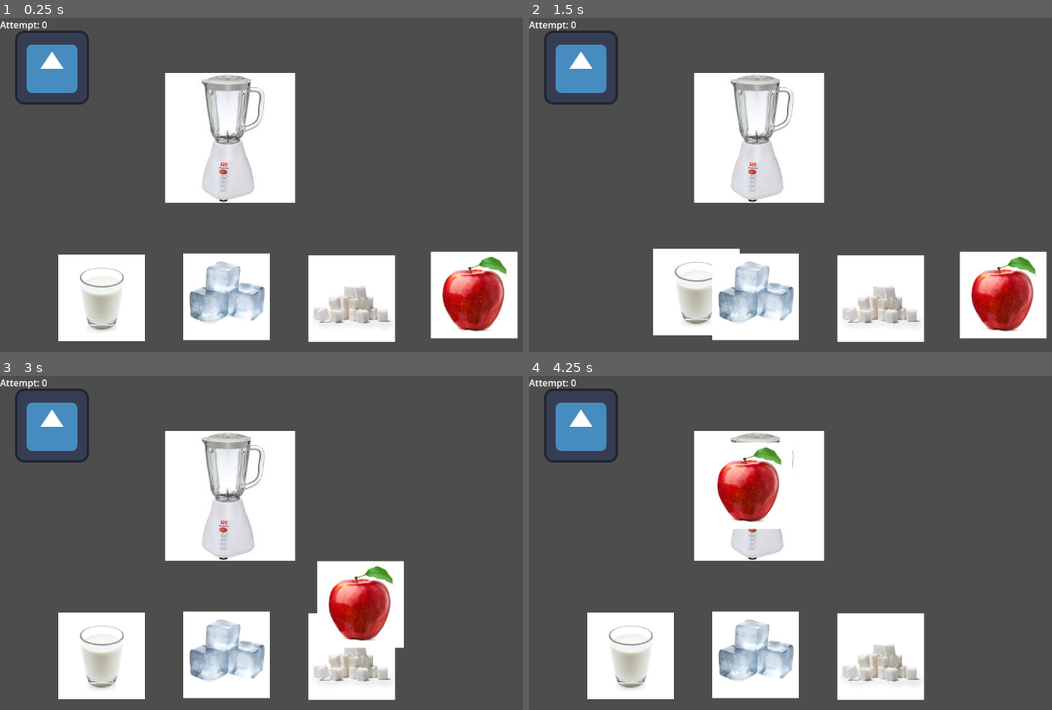
Above: before the commit, frames 1-4 (two rows, left to right).
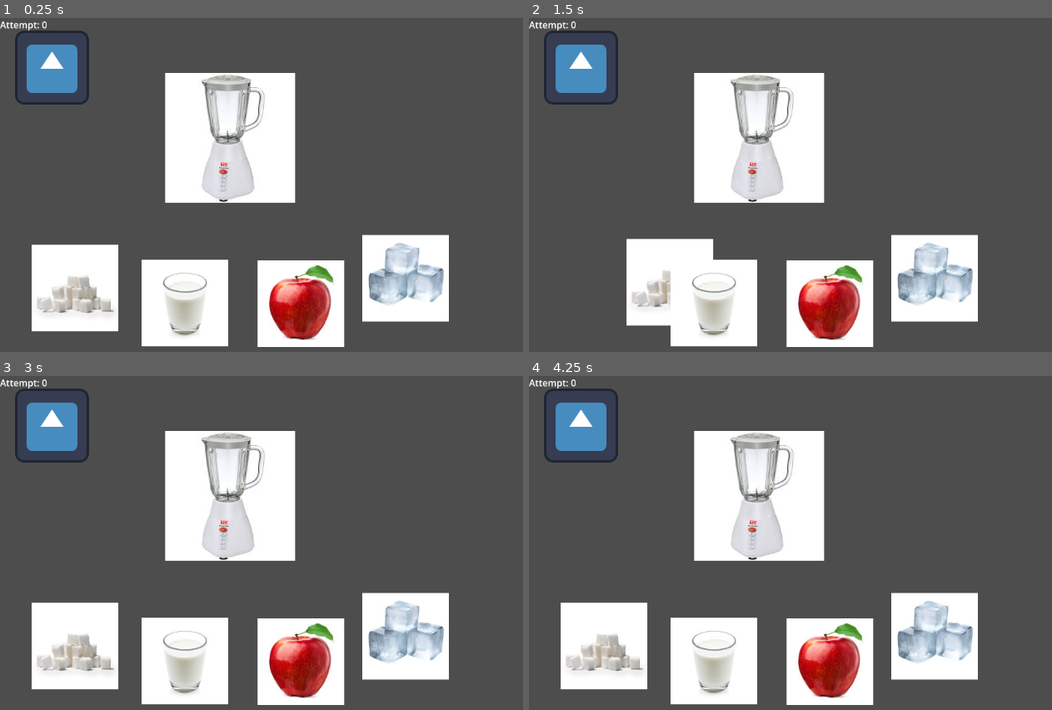
Above: after the commit, the same moments.

Repository: the-real-ronji/MiniJameGam50
Game: Godot game, scene res://Scenes/Main.tscn
Two runs of this game, one before a commit and one after it. Both use one fixed random seed, a clock stepped at 60 frames per second and the inputs below. The engine's default icon, where the game draws it, is replaced by a stand-in: a white triangle on a blue panel in a dark square.
Inputs (mouse positions are in pixels of both pictures, inside the frame that each line leads up to):
- Up to frame 1 (0.25 s): no input
- Up to frame 2 (1.5 s): tap Enter (ui_accept) at 0.5 s; drag from (879, 298) to (926, 121) at 0.52 s; drag from (628, 298) to (827, 278) at 1.27 s
- Up to frame 3 (3 s): move the mouse to (224, 653) at 2.02 s; tap 3 at 2.1 s; click (224, 653) at 2.17 s; tap Enter (ui_accept) at 2.75 s; drag from (475, 653) to (130, 506) at 2.77 s
- Up to frame 4 (4.25 s): move the mouse to (outside the picture) at 3.52 s; tap 5 at 3.6 s; click (outside the picture) at 3.67 s; tap Enter (ui_accept) at 3.77 s

The runs differ from the first frame. In frame 1, 21% of the frame differs, in the area x 6-100%, y 64-99%; in frame 2, 18%; in frame 3, 20%; in frame 4, 20%.

Commit message:
saving ingredients as scenes

Diff:
--- a/Scenes/Main.tscn
+++ b/Scenes/Main.tscn
@@ -1,16 +1,12 @@
-[gd_scene load_steps=18 format=3 uid="uid://diiwudvk716im"]
+[gd_scene load_steps=14 format=3 uid="uid://diiwudvk716im"]
 
 [ext_resource type="Script" uid="uid://c44fc4cl835iq" path="res://scripts/main.gd" id="1_bmxlf"]
 [ext_resource type="PackedScene" uid="uid://1s5doyshdaga" path="res://scenes/blender_zone.tscn" id="1_vy5pj"]
-[ext_resource type="Texture2D" uid="uid://cgg5e4tj4vd0i" path="res://Sprites/temp sprites prototype/sugarcubes.jpg" id="3_346fj"]
-[ext_resource type="Script" uid="uid://cevos5fjsu4j7" path="res://scripts/sugarcubes_ingredient.gd" id="4_0sclb"]
-[ext_resource type="Texture2D" uid="uid://dj4rktcn3e7dk" path="res://Sprites/temp sprites prototype/images.jpg" id="4_grg3l"]
-[ext_resource type="Script" uid="uid://b5c4jyefuyu5a" path="res://scripts/milk_ingredient.gd" id="5_frkhe"]
-[ext_resource type="Texture2D" uid="uid://dyytlisdexmq7" path="res://Sprites/temp sprites prototype/ice.jpg" id="7_sxkr1"]
-[ext_resource type="Script" uid="uid://d1ksfurx1ruci" path="res://scripts/ice_ingredient.gd" id="8_fq0cl"]
+[ext_resource type="PackedScene" uid="uid://bb3jalhnc5k1d" path="res://scenes/ingredients/sugarcubes_ingredient.tscn" id="3_qmy6f"]
+[ext_resource type="PackedScene" uid="uid://do6w53ssty7sj" path="res://scenes/ingredients/milk_ingredient.tscn" id="4_mwfav"]
+[ext_resource type="PackedScene" uid="uid://bl6knngwrqtxu" path="res://scenes/ingredients/ice_ingredient.tscn" id="5_3p2gp"]
+[ext_resource type="PackedScene" uid="uid://bo51kgrcfg5yj" path="res://scenes/ingredients/apple_ingredient.tscn" id="6_cvmbd"]
 [ext_resource type="PackedScene" uid="uid://dlmq0gebvl3g3" path="res://scenes/qte_panel.tscn" id="11_4kpch"]
-[ext_resource type="Texture2D" uid="uid://bgj25b6rwvdjp" path="res://Sprites/temp sprites prototype/apple.jpg" id="11_346fj"]
-[ext_resource type="Script" uid="uid://gwy6o0at33rv" path="res://scripts/apple_ingredient.gd" id="11_frkhe"]
 [ext_resource type="Script" uid="uid://d3b850lapu40m" path="res://scripts/game_manager.gd" id="12_grg3l"]
 [ext_resource type="Script" uid="uid://df07jp25ofj4c" path="res://scripts/game_over.gd" id="13_frkhe"]
 [ext_resource type="PackedScene" uid="uid://bw2qrmlgvnegg" path="res://scenes/success_overlay.tscn" id="14_mwfav"]
@@ -47,53 +43,33 @@
 offset_right = 212.0
 offset_bottom = 286.0
 
-[node name="sugarcubes_ingredient" type="TextureRect" parent="Control"]
+[node name="sugarcubes_ingredient" parent="Control" instance=ExtResource("3_qmy6f")]
 layout_mode = 0
-offset_left = 534.0
-offset_top = 411.0
-offset_right = 684.0
-offset_bottom = 561.0
-focus_mode = 2
-mouse_filter = 0
-texture = ExtResource("3_346fj")
-expand_mode = 1
-script = ExtResource("4_0sclb")
+offset_left = 55.0
+offset_top = 393.0
+offset_right = 205.0
+offset_bottom = 543.0
 
-[node name="Milk_ingredient" type="TextureRect" parent="Control"]
+[node name="Milk_ingredient" parent="Control" instance=ExtResource("4_mwfav")]
 layout_mode = 0
-offset_left = 101.0
-offset_top = 410.0
-offset_right = 251.0
-offset_bottom = 560.0
-focus_mode = 2
-mouse_filter = 0
-texture = ExtResource("4_grg3l")
-expand_mode = 1
-script = ExtResource("5_frkhe")
+offset_left = 245.0
+offset_top = 419.0
+offset_right = 395.0
+offset_bottom = 569.0
 
-[node name="ice_ingredient" type="TextureRect" parent="Control"]
+[node name="ice_ingredient" parent="Control" instance=ExtResource("5_3p2gp")]
 layout_mode = 0
-offset_left = 317.0
-offset_top = 408.0
-offset_right = 467.0
-offset_bottom = 558.0
-focus_mode = 2
-mouse_filter = 0
-texture = ExtResource("7_sxkr1")
-expand_mode = 1
-script = ExtResource("8_fq0cl")
+offset_left = 627.0
+offset_top = 376.0
+offset_right = 777.0
+offset_bottom = 526.0
 
-[node name="apple_ingredient" type="TextureRect" parent="Control"]
+[node name="apple_ingredient" parent="Control" instance=ExtResource("6_cvmbd")]
 layout_mode = 0
-offset_left = 746.0
-offset_top = 405.0
-offset_right = 896.0
-offset_bottom = 555.0
-focus_mode = 2
-mouse_filter = 0
-texture = ExtResource("11_346fj")
-expand_mode = 1
-script = ExtResource("11_frkhe")
+offset_left = 446.0
+offset_top = 420.0
+offset_right = 596.0
+offset_bottom = 570.0
 
 [node name="UIs" type="Node" parent="Control"]
 
--- /dev/null
+++ b/scenes/ingredients/apple_ingredient.tscn
@@ -0,0 +1,15 @@
+[gd_scene load_steps=3 format=3 uid="uid://bo51kgrcfg5yj"]
+
+[ext_resource type="Texture2D" uid="uid://bgj25b6rwvdjp" path="res://Sprites/temp sprites prototype/apple.jpg" id="1_btg53"]
+[ext_resource type="Script" uid="uid://gwy6o0at33rv" path="res://scripts/apple_ingredient.gd" id="2_ophq7"]
+
+[node name="apple_ingredient" type="TextureRect"]
+offset_left = 746.0
+offset_top = 405.0
+offset_right = 896.0
+offset_bottom = 555.0
+focus_mode = 2
+mouse_filter = 0
+texture = ExtResource("1_btg53")
+expand_mode = 1
+script = ExtResource("2_ophq7")
--- /dev/null
+++ b/scenes/ingredients/ice_ingredient.tscn
@@ -0,0 +1,15 @@
+[gd_scene load_steps=3 format=3 uid="uid://bl6knngwrqtxu"]
+
+[ext_resource type="Texture2D" uid="uid://dyytlisdexmq7" path="res://Sprites/temp sprites prototype/ice.jpg" id="1_nj1mk"]
+[ext_resource type="Script" uid="uid://d1ksfurx1ruci" path="res://scripts/ice_ingredient.gd" id="2_345dv"]
+
+[node name="ice_ingredient" type="TextureRect"]
+offset_left = 317.0
+offset_top = 408.0
+offset_right = 467.0
+offset_bottom = 558.0
+focus_mode = 2
+mouse_filter = 0
+texture = ExtResource("1_nj1mk")
+expand_mode = 1
+script = ExtResource("2_345dv")
--- /dev/null
+++ b/scenes/ingredients/milk_ingredient.tscn
@@ -0,0 +1,15 @@
+[gd_scene load_steps=3 format=3 uid="uid://do6w53ssty7sj"]
+
+[ext_resource type="Texture2D" uid="uid://dj4rktcn3e7dk" path="res://Sprites/temp sprites prototype/images.jpg" id="1_kijiy"]
+[ext_resource type="Script" uid="uid://b5c4jyefuyu5a" path="res://scripts/milk_ingredient.gd" id="2_w8ha3"]
+
+[node name="Milk_ingredient" type="TextureRect"]
+offset_left = 101.0
+offset_top = 410.0
+offset_right = 251.0
+offset_bottom = 560.0
+focus_mode = 2
+mouse_filter = 0
+texture = ExtResource("1_kijiy")
+expand_mode = 1
+script = ExtResource("2_w8ha3")
--- /dev/null
+++ b/scenes/ingredients/sugarcubes_ingredient.tscn
@@ -0,0 +1,15 @@
+[gd_scene load_steps=3 format=3 uid="uid://bb3jalhnc5k1d"]
+
+[ext_resource type="Texture2D" uid="uid://cgg5e4tj4vd0i" path="res://Sprites/temp sprites prototype/sugarcubes.jpg" id="1_byrys"]
+[ext_resource type="Script" uid="uid://cevos5fjsu4j7" path="res://scripts/sugarcubes_ingredient.gd" id="2_a405c"]
+
+[node name="sugarcubes_ingredient" type="TextureRect"]
+offset_left = 534.0
+offset_top = 411.0
+offset_right = 684.0
+offset_bottom = 561.0
+focus_mode = 2
+mouse_filter = 0
+texture = ExtResource("1_byrys")
+expand_mode = 1
+script = ExtResource("2_a405c")
--- /dev/null
+++ b/scenes/stages/Adolescence.tscn
@@ -0,0 +1,118 @@
+[gd_scene load_steps=14 format=3 uid="uid://caeexwox6la24"]
+
+[ext_resource type="Script" uid="uid://c44fc4cl835iq" path="res://scripts/main.gd" id="1_21m4i"]
+[ext_resource type="PackedScene" uid="uid://1s5doyshdaga" path="res://scenes/blender_zone.tscn" id="2_qp0hf"]
+[ext_resource type="PackedScene" uid="uid://bb3jalhnc5k1d" path="res://scenes/ingredients/sugarcubes_ingredient.tscn" id="3_5bdfn"]
+[ext_resource type="PackedScene" uid="uid://do6w53ssty7sj" path="res://scenes/ingredients/milk_ingredient.tscn" id="4_yxtw4"]
+[ext_resource type="PackedScene" uid="uid://bl6knngwrqtxu" path="res://scenes/ingredients/ice_ingredient.tscn" id="5_bant6"]
+[ext_resource type="PackedScene" uid="uid://bo51kgrcfg5yj" path="res://scenes/ingredients/apple_ingredient.tscn" id="6_xipx0"]
+[ext_resource type="Script" uid="uid://df07jp25ofj4c" path="res://scripts/game_over.gd" id="7_0x85d"]
+[ext_resource type="PackedScene" uid="uid://dlmq0gebvl3g3" path="res://scenes/qte_panel.tscn" id="8_mcfah"]
+[ext_resource type="Script" uid="uid://d3b850lapu40m" path="res://scripts/game_manager.gd" id="9_5utie"]
+[ext_resource type="PackedScene" uid="uid://bw2qrmlgvnegg" path="res://scenes/success_overlay.tscn" id="10_65d7v"]
+[ext_resource type="Script" uid="uid://4wwqqn5gisgl" path="res://scripts/attempts.gd" id="11_e8h0i"]
+[ext_resource type="Texture2D" uid="uid://dvhgu2n747u68" path="res://Sprites/icon.svg" id="12_3qmdb"]
+[ext_resource type="Script" uid="uid://b1wpwiloqxlk5" path="res://scripts/sprite_2d.gd" id="13_5bcbn"]
+
+[node name="Main" type="Control"]
+layout_mode = 3
+anchors_preset = 15
+anchor_right = 1.0
+anchor_bottom = 1.0
+grow_horizontal = 2
+grow_vertical = 2
+script = ExtResource("1_21m4i")
+
+[node name="Control" type="Control" parent="."]
+anchors_preset = 0
+offset_right = 40.0
+offset_bottom = 40.0
+
+[node name="BlenderZone" parent="Control" instance=ExtResource("2_qp0hf")]
+layout_mode = 1
+offset_left = 286.0
+offset_right = 511.0
+focus_mode = 2
+mouse_filter = 0
+
+[node name="VisualFeedback" type="Label" parent="Control/BlenderZone"]
+visible = false
+layout_mode = 0
+offset_left = 8.0
+offset_top = 263.0
+offset_right = 212.0
+offset_bottom = 286.0
+
+[node name="sugarcubes_ingredient" parent="Control" instance=ExtResource("3_5bdfn")]
+layout_mode = 0
+
+[node name="Milk_ingredient" parent="Control" instance=ExtResource("4_yxtw4")]
+layout_mode = 0
+
+[node name="ice_ingredient" parent="Control" instance=ExtResource("5_bant6")]
+layout_mode = 0
+
+[node name="apple_ingredient" parent="Control" instance=ExtResource("6_xipx0")]
+layout_mode = 0
+
+[node name="UIs" type="Node" parent="Control"]
+
+[node name="GameOver" type="CanvasLayer" parent="Control/UIs"]
+visible = false
+script = ExtResource("7_0x85d")
+
+[node name="Panel" type="Panel" parent="Control/UIs/GameOver"]
+anchors_preset = -1
+anchor_right = 0.017
+anchor_bottom = 0.031000001
+offset_left = -95.0
+offset_top = -42.0
+offset_right = 1196.416
+offset_bottom = 665.912
+
+[node name="Label" type="Label" parent="Control/UIs/GameOver"]
+offset_right = 1125.0
+offset_bottom = 401.0
+theme_override_font_sizes/font_size = 50
+text = "You Failed"
+horizontal_alignment = 1
+vertical_alignment = 1
+
+[node name="retry" type="Button" parent="Control/UIs/GameOver"]
+offset_left = 439.0
+offset_top = 372.0
+offset_right = 669.0
+offset_bottom = 425.0
+text = "Play Again"
+
+[node name="QTEPanel" parent="." instance=ExtResource("8_mcfah")]
+layout_mode = 1
+offset_left = 642.0
+offset_top = 52.0
+offset_right = -106.0
+offset_bottom = -379.0
+
+[node name="Phases" type="Control" parent="QTEPanel"]
+anchors_preset = 0
+offset_right = 40.0
+offset_bottom = 40.0
+
+[node name="GameManager" type="Node" parent="."]
+script = ExtResource("9_5utie")
+
+[node name="Success" parent="." instance=ExtResource("10_65d7v")]
+
+[node name="attempts" type="Label" parent="."]
+layout_mode = 0
+offset_right = 1.0
+offset_bottom = 23.0
+script = ExtResource("11_e8h0i")
+
+[node name="Node" type="Node" parent="."]
+
+[node name="Sprite2D" type="Sprite2D" parent="Node"]
+position = Vector2(90, 86)
+texture = ExtResource("12_3qmdb")
+script = ExtResource("13_5bcbn")
+
+[connection signal="pressed" from="Control/UIs/GameOver/retry" to="Control/UIs/GameOver" method="_on_retry_pressed"]
